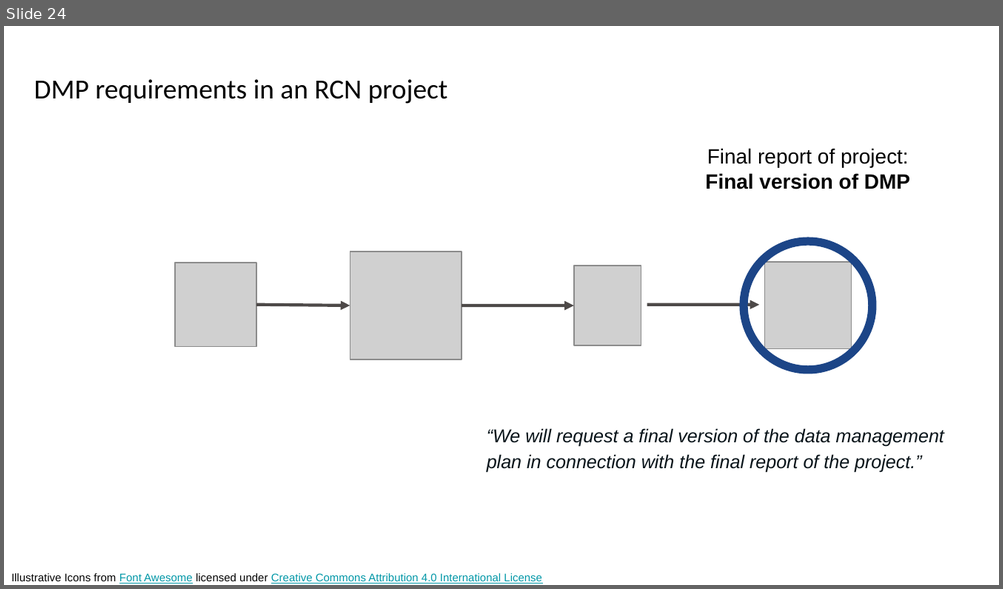
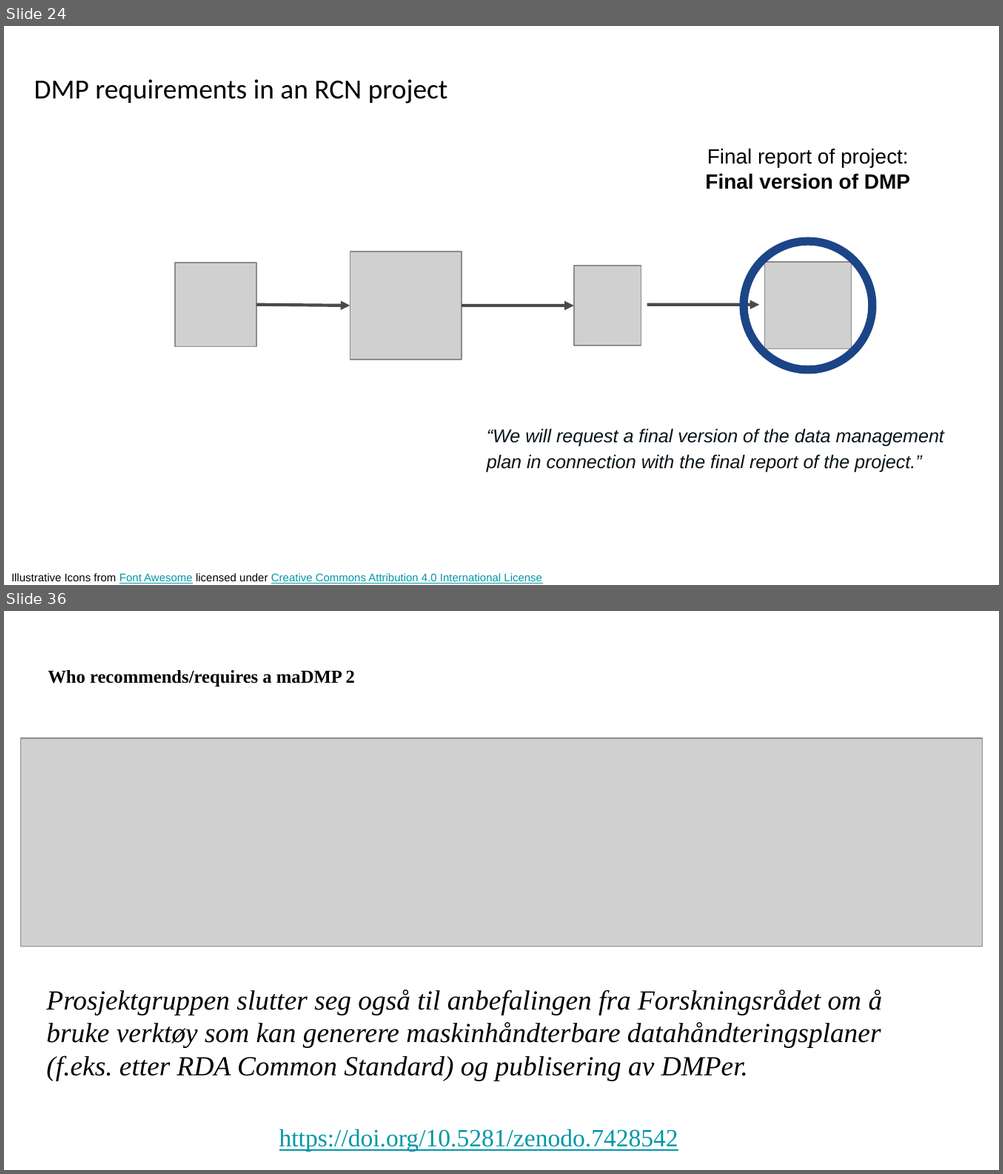
Before and after one commit to ELIXIR-Norway-Training/DMP-writing-workshop, a slide deck: 02_DMP_requirements.odp. Shown one above the other, each under a label of ours: slide 24 before the commit, slides 24 and 36 after it; the slides between them are not shown. The pictures are 1003x589 and 1003x1174 pixels, drawn with LibreOffice and Linux fonts; fonts in the diff are those of the drawing; grey boxes stand for pictures. Boxes give left, top, right and bottom in pixels: in the first picture for what was removed or moved away, otherwise in the second. Text is boxed around its words. In the diff, an @@ line names an element or a change of style, - is before the commit and + after.

```diff
--- a/02_DMP_requirements.odp
+++ b/02_DMP_requirements.odp
@@ slide 36 added at (4,611,999,1170), background #FFFFFF @@
@@ title added at (48,670,355,687), 13.2 pt, text #000000, bold @@
+Who recommends/requires a maDMP 2
@@ picture added at (21,738,982,947) @@
@@ text added at (46,990,882,1081), 20 pt, text #000000, italic @@
+Prosjektgruppen slutter seg også til anbefalingen fra Forskningsrådet om å bruke verktøy som kan generere maskinhåndterbare datahåndteringsplaner (f.eks. etter RDA Common Standard) og publisering av DMPer.
@@ text added at (279,1129,678,1152), 18 pt, text #0097A7, underline @@
+https://doi.org/10.5281/zenodo.7428542
```
Also in this commit, not shown: 1 slide changed, 16 other slides added, 8 slides removed, 1 other file.
